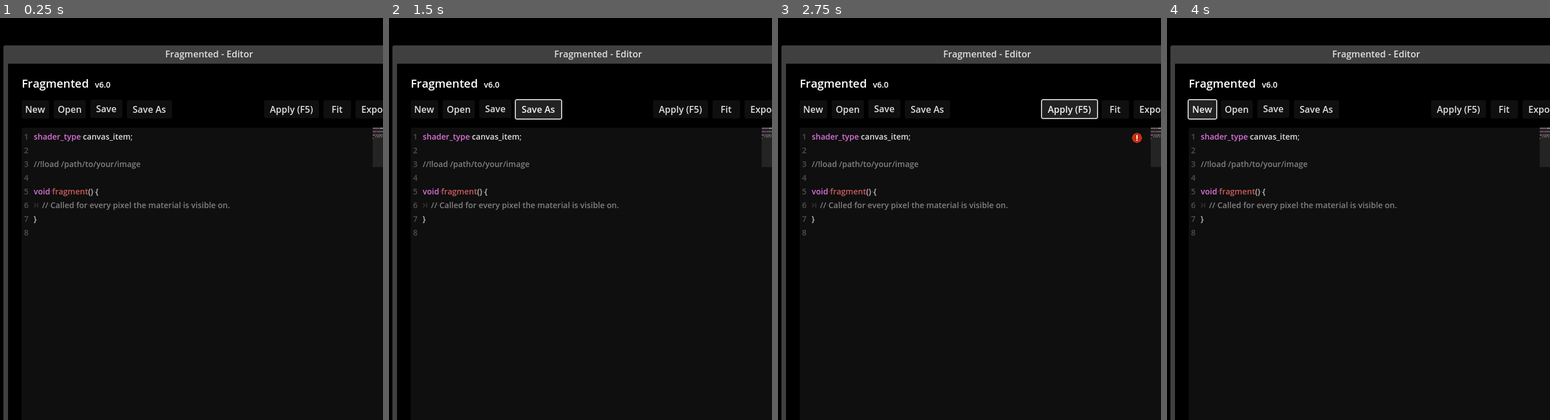
Above: before the commit, frames 1-4 (left to right).
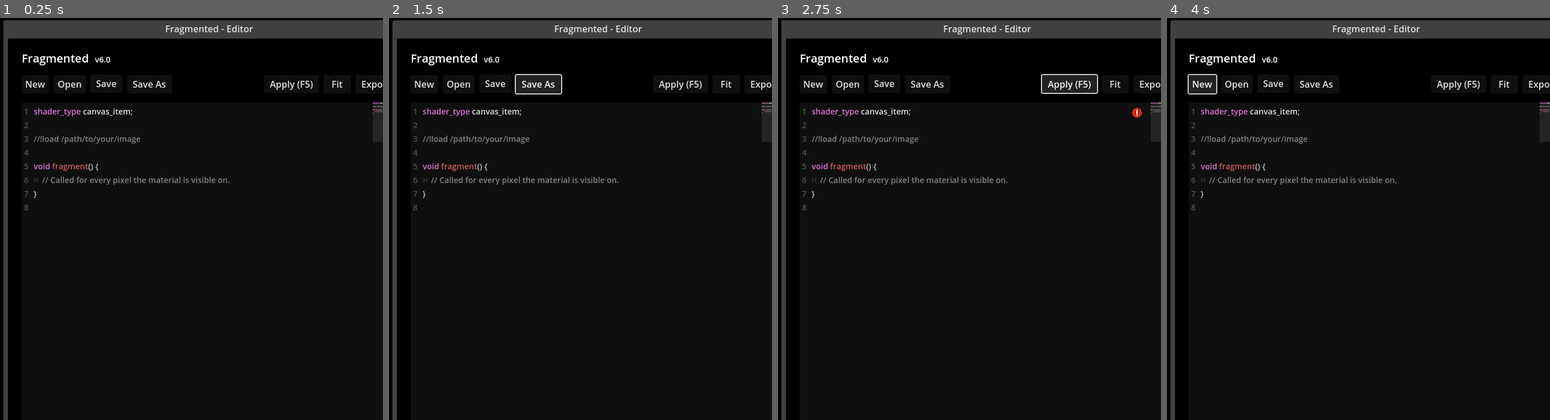
Above: after the commit, the same moments.

Repository: ChaoticByte/Fragmented
Game: Godot game, scene res://scenes/main.tscn
The game is run twice, just before and just after one commit, with the same random seed, the same clock (stepped at 60 frames per second) and the same inputs.
Inputs:
- Up to frame 1 (0.25 s): no input
- Up to frame 2 (1.5 s): click "Save" at 0.5 s; click "Save As" at 1.25 s
- Up to frame 3 (2.75 s): click "Apply (F5)" at 2 s
- Up to frame 4 (4 s): click "New" at 2.75 s; click "New" at 3.5 s

The runs differ from the first frame. In frame 1, 12% of the frame differs, in the area x 0-100%, y 0-55%; in frame 2, 12%; in frame 3, 12%; in frame 4, 12%.

Commit message:
Add //!steps directive, some code cleanup, updated README & examples

Diff:
--- a/examples/rgb_uv_distort.gdshader
+++ b/examples/rgb_uv_distort.gdshader
@@ -1,13 +1,20 @@
 shader_type canvas_item;
 
+//!steps 9
 //!load ./swamp.jpg
 
-const float strength = 0.1;
+const float strength = 0.01;
 
 void fragment() {
+	float v;
+	if (STEP % 3 == 0) {
+		v = COLOR.r; // 3 times
+	} else if (STEP % 3 == 0) {
+		v = COLOR.g; // 3 times
+	} else {
+		v = COLOR.b; // 3 times
+	}
 	vec2 uv = UV;
-	float b = (COLOR.r + COLOR.g + COLOR.b) / 3.0;
-	uv.x = mix(uv.x, b, strength);
-	uv.y = mix(uv.y, b, strength);
+	uv.y -= v * strength;
 	COLOR = texture(TEXTURE, uv);
 }
--- a/scenes/main.tscn
+++ b/scenes/main.tscn
@@ -42,7 +42,7 @@
 [node name="EditorWindow" type="Window" parent="."]
 unique_name_in_owner = true
 disable_3d = true
-position = Vector2i(48, 80)
+position = Vector2i(48, 36)
 size = Vector2i(704, 704)
 script = ExtResource("6_8k0ha")
 
--- a/src/Compositor.gd
+++ b/src/Compositor.gd
@@ -4,15 +4,10 @@
 @onready var image_sprite = %ImageSprite
 @onready var image_viewport_display = %ImageViewportDisplay
 
-var _fragment_function_regex: RegEx
+var _fragment_function_regex: RegEx = RegEx.create_from_string(r'\s*void\s+fragment\s*\(\s*\)\s*{\s*')
 
-func _init():
-	_fragment_function_regex = RegEx.new()
-	_fragment_function_regex.compile(r'\s*void\s+fragment\s*\(\s*\)\s*{\s*')
-
-func validate_shader_compilation() -> bool:
+func validate_shader_compilation(shader: Shader) -> bool:
 	# Inject code to validate shader compilation
-	var shader: Shader = Filesystem.shader.duplicate()
 	var shader_code = shader.code;
 	# -> get position of fragment shader
 	var fragment_function_match = _fragment_function_regex.search(shader.code)
@@ -29,19 +24,28 @@
 	# test if uniform list is empty -> if it is empty, the shader compilation failed
 	return len(shader.get_shader_uniform_list()) > 0
 
+func inject_step_uniform(shader_code: String) -> Shader:
+	var shader = Shader.new()
+	# this should run after validate_shader_compilation()
+	var fragment_function_match = _fragment_function_regex.search(shader_code)
+	shader.code = shader_code.insert(fragment_function_match.get_start(), "\nuniform int STEP;")
+	return shader
+
 func update() -> Array: # returns error messages (strings)
-	if not validate_shader_compilation():
+	# inject STEP uniform & get number of steps
+	var shader: Shader = inject_step_uniform(Filesystem.shader_code)
+	var step: int = ShaderDirectiveParser.parse_steps_directive(shader)
+	# validate shader
+	if not validate_shader_compilation(shader):
 		return ["Shader compilation failed!"]
 	var errors = []
-	var fit_image = false
-	# load texture(s)
-	Filesystem.clear_additional_images()
-	# ... from //!load directive -> TEXTURE
-	var m = ShaderDirectiveParser.parse_load_directive(Filesystem.shader)
+	# load texture(s) from //!load directive -> TEXTURE
+	var m = ShaderDirectiveParser.parse_load_directive(shader)
 	if len(m) < 1:
 		errors.append("Didn't find a load directive!")
 		return errors
 	var original_image_path = Filesystem.get_absolute_path(m[1])
+	var fit_image = false
 	if original_image_path != Filesystem.last_original_image_path:
 		fit_image = true
 	var err = Filesystem.load_original_image(original_image_path)
@@ -50,7 +54,8 @@
 		image_viewport_display.hide()
 		return errors
 	# ... from //!load+ directives
-	for n in ShaderDirectiveParser.parse_load_additional_directive(Filesystem.shader):
+	Filesystem.clear_additional_images()
+	for n in ShaderDirectiveParser.parse_load_additional_directive(shader):
 		err = Filesystem.load_additional_image(n[1], Filesystem.get_absolute_path(n[2]))
 		if err != "":
 			errors.append(err)
@@ -60,22 +65,27 @@
 	image_sprite.texture = Filesystem.original_image
 	image_sprite.offset = Filesystem.original_image.get_size() / 2
 	self.size = Filesystem.original_image.get_size()
+	# create shader material
 	var mat = ShaderMaterial.new()
-	mat.shader = Filesystem.shader
-	# ... as shader parameters
+	mat.shader = shader
+	# add images as shader parameters
 	for key in Filesystem.additional_images:
 		mat.set_shader_parameter(
 			key, # uniform param name
 			Filesystem.additional_images[key])
-	# assign material
-	image_sprite.material = mat
-	# Get viewport texture
-	await RenderingServer.frame_post_draw # for good measure
-	Filesystem.result = get_texture().get_image()
-	image_sprite.material = null
-	image_sprite.texture = ImageTexture.create_from_image(Filesystem.result)
-	if fit_image:
-		camera.fit_image()
+	# iterate n times
+	for i in range(step):
+		# set STEP param
+		mat.set_shader_parameter("STEP", i)
+		# assign material
+		image_sprite.material = mat
+		# Get viewport texture
+		await RenderingServer.frame_post_draw # for good measure
+		Filesystem.result = get_texture().get_image()
+		image_sprite.material = null
+		image_sprite.texture = ImageTexture.create_from_image(Filesystem.result)
+		if fit_image:
+			camera.fit_image()
 	camera.update_vd_zoomlevel()
 	image_viewport_display.show()
 	# done
--- a/src/Editor.gd
+++ b/src/Editor.gd
@@ -208,7 +208,7 @@
 		_on_save_shader_button_pressed()
 
 func update_code_edit():
-	code_editor.text = Filesystem.shader.code
+	code_editor.text = Filesystem.shader_code
 
 enum Status {OKAY, ERROR, UNKNOWN = -1}
 
@@ -239,14 +239,14 @@
 	open_shader_dialog.show()
 
 func _on_save_shader_button_pressed():
-	Filesystem.shader.code = code_editor.text
+	Filesystem.shader_code = code_editor.text
 	if Filesystem.last_shader_savepath == "":
 		_on_save_shader_as_button_pressed()
 	else:
 		_on_save_shader_dialog_file_selected(Filesystem.last_shader_savepath)
 
 func _on_save_shader_as_button_pressed() -> void:
-	Filesystem.shader.code = code_editor.text
+	Filesystem.shader_code = code_editor.text
 	if Filesystem.last_shader_savepath == "":
 		save_shader_dialog.current_file = "filter.gdshader"
 	else:
@@ -257,7 +257,7 @@
 	camera.fit_image()
 
 func _on_apply_shader_button_pressed():
-	Filesystem.shader.code = code_editor.text
+	Filesystem.shader_code = code_editor.text
 	var errors = await compositor.update()
 	if len(errors) > 0:
 		update_status(Status.ERROR, "\n".join(errors))
--- a/src/Filesystem.gd
+++ b/src/Filesystem.gd
@@ -1,7 +1,7 @@
 extends Node
 
 @onready var template_shader: Shader = load("res://src/shader/template.gdshader")
-@onready var shader: Shader = template_shader.duplicate()
+@onready var shader_code: String = template_shader.code
 
 var original_image: ImageTexture
 var additional_images: Dictionary
@@ -13,7 +13,7 @@
 var last_original_image_path = ""
 
 func reset():
-	self.shader = self.template_shader.duplicate()
+	self.shader_code = self.template_shader.code
 	self.last_image_savepath = ""
 	self.last_shader_savepath = ""
 	self.last_original_image_path = ""
@@ -61,9 +61,7 @@
 func load_shader(path: String):
 	print("Load ", path)
 	var file = FileAccess.open(path, FileAccess.READ)
-	var shader_code = file.get_as_text()
-	self.shader = Shader.new()
-	shader.code = shader_code
+	self.shader_code = file.get_as_text()
 	if "/" in path: # update current working directory
 		self.cwd = path.substr(0, path.rfind("/"))
 	self.last_shader_savepath = path
@@ -71,7 +69,7 @@
 func save_shader(path: String):
 	print("Save ", path)
 	var file = FileAccess.open(path, FileAccess.WRITE)
-	file.store_string(self.shader.code)
+	file.store_string(self.shader_code)
 	if "/" in path: # update current working directory
 		self.cwd = path.substr(0, path.rfind("/"))
 	self.last_shader_savepath = path
--- a/src/ShaderDirectiveParser.gd
+++ b/src/ShaderDirectiveParser.gd
@@ -1,16 +1,11 @@
 extends Node
 
-var _load_regex: RegEx
-var _load_additional_regex: RegEx
-
-func _ready():
-	self._load_regex = RegEx.new()
-	self._load_additional_regex = RegEx.new()
-	self._load_regex.compile(r'\/\/!load\s(.*)')
-	self._load_additional_regex.compile(r'\/\/!load\+\s(\w*)\s(.*)')
+var _load_regex: RegEx = RegEx.create_from_string(r'\/\/!load\s(.*)')
+var _load_additional_regex: RegEx = RegEx.create_from_string(r'\/\/!load\+\s(\w*)\s(.*)')
+var _iterate_regex: RegEx = RegEx.create_from_string(r'\/\/!steps\s([0-9]+)\s*')
 
 func parse_load_directive(shader: Shader) -> PackedStringArray:
-	var regex_match = self._load_regex.search(Filesystem.shader.code)
+	var regex_match = self._load_regex.search(shader.code)
 	if regex_match == null:
 		return []
 	return regex_match.strings
@@ -20,3 +15,10 @@
 	for m in self._load_additional_regex.search_all(shader.code):
 		results.append(m.strings)
 	return results
+
+func parse_steps_directive(shader: Shader) -> int:
+	var regex_match = self._iterate_regex.search(shader.code)
+	if regex_match == null:
+		return 1
+	else:
+		return max(0, int(regex_match.strings[1]))
Not shown, changed: README.md
